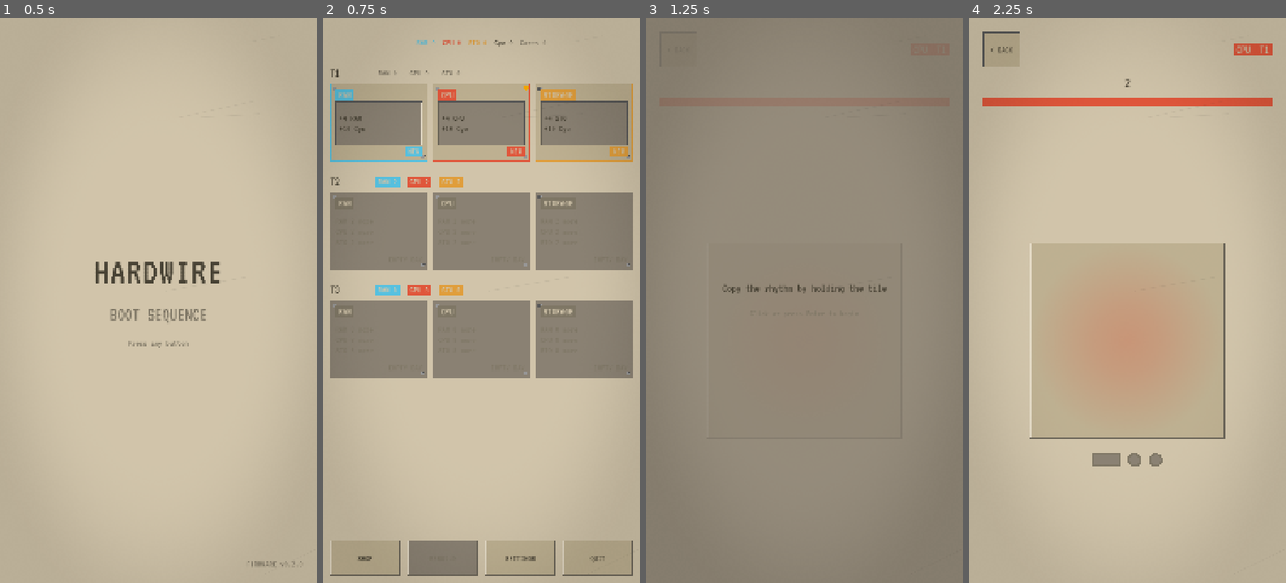
Above: before the commit, frames 1-4 (left to right).
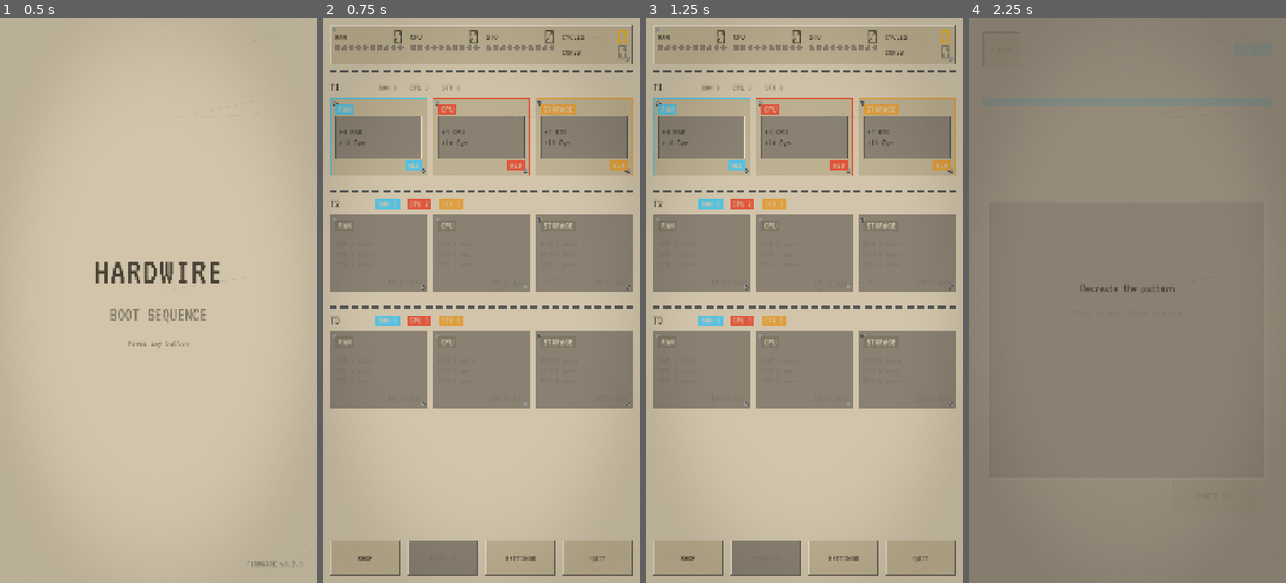
Above: after the commit, the same moments.

Repository: Kymr10n/hardwire
Game: Godot game, scene res://scenes/Main.tscn
Two runs of this game, one before a commit and one after it. Both use one fixed random seed, a clock stepped at 60 frames per second and the inputs below.
Inputs (mouse positions are in pixels of both pictures, inside the frame that each line leads up to):
- Up to frame 1 (0.5 s): no input
- Up to frame 2 (0.75 s): tap Enter (ui_accept) at 0.5 s; move the mouse to (551, 272) at 0.52 s; hold Right (ui_right) from 0.53 s (still down); hold C (commit) from 0.53 s (still down); click (551, 272) at 0.67 s
- Up to frame 3 (1.25 s): keep holding Right (ui_right); keep holding C (commit); tap Enter (ui_accept) at 0.77 s
- Up to frame 4 (2.25 s): release Right (ui_right) at 1.25 s; release C (commit) at 1.25 s; click (1000, 51) at 1.25 s, where only the run before the commit has a clickable "< BACK"; click (1026, 136) at 2.02 s

Frame 1 is identical in both runs. In frame 2, 27% of the frame differs, in the area x 2-98%, y 1-70%; in frame 3, 67%; in frame 4, 100%, in the area x 0-100%, y 0-100%.

Commit message:
ui: LED system
The stat bar is a front panel: label, dot-matrix readout and a 10-LED bank per stat lit by the
progress to the next tier (Progress.tier_leds); the Cycles readout pulses on change. Deco draws
vent rows (section separators) and LED banks.

Co-Authored-By: Claude Fable 5.1 <noreply@anthropic.com>

Diff:
--- a/logic/Progress.gd
+++ b/logic/Progress.gd
@@ -28,6 +28,14 @@
 	while Balance.req(tier + 1) <= lowest:
 		tier += 1
 	return tier
+
+
+## LEDs (0..leds) lit for `stat` on the way from the requirement of `tier` to the next tier's
+## (DESIGN: Stat bar); all lit once the next tier is reached.
+static func tier_leds(stat: int, tier: int, leds: int) -> int:
+	var from: int = Balance.req(tier)
+	var span: int = Balance.req(tier + 1) - from
+	return floori(leds * clampf(float(stat - from) / span, 0.0, 1.0))
 
 
 ## Highest tier with at least one solved slot ("tier:type" ids), or 0.
--- a/scenes/screens/OverviewScreen.gd
+++ b/scenes/screens/OverviewScreen.gd
@@ -32,6 +32,7 @@
 	stat_bar.vertical = landscape
 	stat_bar.debug_requested.connect(debug_requested.emit)
 	side.add_child(stat_bar)
+	side.add_child(Deco.vent())
 	if landscape:
 		var spacer := Control.new()
 		spacer.size_flags_vertical = Control.SIZE_EXPAND_FILL
--- /dev/null
+++ b/scenes/ui/Deco.gd
@@ -0,0 +1,75 @@
+class_name Deco
+extends Control
+## Decorations drawn in code (DESIGN: Authenticity kit): a row of vent slits used as a section
+## separator, or a bank of LEDs of which the first `lit` are on.
+
+enum Kind { VENT, LED_BANK }
+
+## LED gap as a fraction of led_size; vent slit length and gap as fractions of tap_min.
+const LED_GAP := 0.33
+const SLIT_LENGTH := 0.2
+const SLIT_GAP := 0.1
+const VENT_ROWS := 3
+
+var kind: Kind = Kind.VENT
+var count: int = 0
+var lit: int = 0:
+	set(value):
+		lit = value
+		queue_redraw()
+var color: Color = Color.WHITE
+
+
+func _init(p_kind: Kind = Kind.VENT) -> void:
+	kind = p_kind
+	mouse_filter = Control.MOUSE_FILTER_IGNORE
+
+
+## A vent row that spans its container; VENT_ROWS slits tall.
+static func vent() -> Deco:
+	var d := Deco.new(Kind.VENT)
+	var slit: int = ThemeDB.get_project_theme().get_constant("vent_slit_h", "Hardwire")
+	d.custom_minimum_size.y = slit * 2 * VENT_ROWS
+	d.size_flags_horizontal = Control.SIZE_EXPAND_FILL
+	return d
+
+
+## A bank of `count` LEDs lit in `p_color`.
+static func leds(p_color: Color, p_count: int) -> Deco:
+	var d := Deco.new(Kind.LED_BANK)
+	d.color = p_color
+	d.count = p_count
+	var led: float = ThemeDB.get_project_theme().get_constant("led_size", "Hardwire")
+	d.custom_minimum_size = Vector2(led * (p_count + LED_GAP * (p_count - 1)), led)
+	return d
+
+
+func _draw() -> void:
+	if kind == Kind.VENT:
+		_draw_vent()
+	else:
+		_draw_leds()
+
+
+func _draw_vent() -> void:
+	var h: float = get_theme_constant("vent_slit_h", "Hardwire")
+	var tap: float = get_theme_constant("tap_min", "Hardwire")
+	var length: float = tap * SLIT_LENGTH
+	var pitch: float = length + tap * SLIT_GAP
+	var dark: Color = get_theme_color("metal_dark", "Hardwire")
+	for row: int in VENT_ROWS:
+		var x: float = 0.0
+		while x + length <= size.x:
+			draw_rect(Rect2(x, row * 2 * h, length, h), dark)
+			x += pitch
+
+
+func _draw_leds() -> void:
+	var led: float = get_theme_constant("led_size", "Hardwire")
+	var r: float = led / 2.0
+	var ring: Color = get_theme_color("text_dim", "Hardwire")
+	var off: Color = get_theme_color("card_locked", "Hardwire")
+	for i: int in count:
+		var center := Vector2(r + i * led * (1.0 + LED_GAP), size.y / 2.0)
+		draw_circle(center, r, ring)
+		draw_circle(center, r - 1, color if i < lit else off)
--- a/scenes/ui/StatBar.gd
+++ b/scenes/ui/StatBar.gd
@@ -1,41 +1,90 @@
 class_name StatBar
-extends BoxContainer
-## Stats: RAM, CPU, STO in their accent colors, then Cycles and Cores. Updates on GameState signals.
-## A row in portrait; set `vertical` for the landscape sidebar. In debug builds, tapping it
-## debug.panel_taps times within debug.panel_tap_window_s opens the debug panel.
+extends PanelContainer
+## The front panel (DESIGN: Stat bar): per stat a label, a readout and a bank of LEDs lit by the
+## progress to the next tier; then the Cycles readout, which pulses when it changes, and Cores.
+## Updates on GameState signals. A row in portrait; set `vertical` for the landscape sidebar. In
+## debug builds, tapping it debug.panel_taps times within debug.panel_tap_window_s opens the
+## debug panel.
 
 signal debug_requested
 
-var _labels := {}
+const LEDS := 10
+
+var vertical: bool = false
+
+var _readouts := {}
+var _banks := {}
+var _cycles: int = -1
 var _taps: Array[float] = []
 
 
 func _ready() -> void:
-	alignment = BoxContainer.ALIGNMENT_CENTER
-	add_theme_constant_override("separation", get_theme_constant("margin", "Hardwire") / 2)
-	custom_minimum_size.y = get_theme_constant("tap_min", "Hardwire")
-	for key: String in SlotGenerator.TYPES + ["cycles", "cores"]:
-		var label := Label.new()
-		label.vertical_alignment = VERTICAL_ALIGNMENT_CENTER
-		label.add_theme_font_size_override("font_size", get_theme_font_size("body", "Hardwire"))
-		if key in SlotGenerator.TYPES:
-			label.add_theme_color_override("font_color", get_theme_color(key, "Hardwire"))
-		elif key == "cores":
-			label.add_theme_color_override("font_color", get_theme_color("text_dim", "Hardwire"))
-		add_child(label)
-		_labels[key] = label
+	add_theme_stylebox_override("panel", get_theme_stylebox("bay", "Hardwire"))
+	var box: BoxContainer = Ui.box(vertical)
+	box.alignment = BoxContainer.ALIGNMENT_CENTER
+	add_child(box)
+	for key: String in SlotGenerator.TYPES:
+		var meter: VBoxContainer = _meter(box, key, "text")
+		_banks[key] = Deco.leds(get_theme_color("led_green", "Hardwire"), LEDS)
+		meter.add_child(_banks[key])
+	var wallet: VBoxContainer = _meter(box, "cycles", "led_amber")
+	_row(wallet, "cores", "text_dim")
 	GameState.stats_changed.connect(refresh)
 	GameState.cycles_changed.connect(refresh)
 	GameState.cores_changed.connect(refresh)
 	refresh()
 
 
+## A meter column holding a label + readout row for `key`.
+func _meter(parent: Control, key: String, color: String) -> VBoxContainer:
+	var meter := VBoxContainer.new()
+	meter.size_flags_horizontal = Control.SIZE_EXPAND_FILL
+	parent.add_child(meter)
+	_row(meter, key, color)
+	return meter
+
+
+## "KEY ..... value": a silkscreen label and a dot-matrix readout in the theme color `color`.
+func _row(parent: Control, key: String, color: String) -> void:
+	var row := HBoxContainer.new()
+	parent.add_child(row)
+	var label := Label.new()
+	label.text = key
+	label.uppercase = true
+	label.size_flags_horizontal = Control.SIZE_EXPAND_FILL
+	label.add_theme_font_size_override("font_size", get_theme_font_size("small", "Hardwire"))
+	row.add_child(label)
+	var readout := Label.new()
+	readout.add_theme_font_override("font", get_theme_font("readout", "Hardwire"))
+	readout.add_theme_font_size_override("font_size", get_theme_font_size("readout", "Hardwire"))
+	readout.add_theme_color_override("font_color", get_theme_color(color, "Hardwire"))
+	row.add_child(readout)
+	_readouts[key] = readout
+
+
 func refresh() -> void:
-	_labels.ram.text = "RAM " + short(GameState.ram)
-	_labels.cpu.text = "CPU " + short(GameState.cpu)
-	_labels.sto.text = "STO " + short(GameState.sto)
-	_labels.cycles.text = "Cyc " + short(GameState.cycles)
-	_labels.cores.text = "Cores " + short(GameState.cores)
+	var tier: int = Progress.highest_unlocked_tier(GameState.stats())
+	for key: String in SlotGenerator.TYPES:
+		var value: int = GameState.get(key)
+		_readouts[key].text = short(value)
+		_banks[key].lit = Progress.tier_leds(value, tier, LEDS)
+	_readouts.cycles.text = short(GameState.cycles)
+	_readouts.cores.text = short(GameState.cores)
+	if _cycles >= 0 and _cycles != GameState.cycles:
+		pulse()
+	_cycles = GameState.cycles
+
+
+## The Cycles readout flashes bright once (the HDD light of the UI).
+func pulse() -> void:
+	var readout: Label = _readouts.cycles
+	readout.add_theme_color_override("font_color", get_theme_color("plastic_light", "Hardwire"))
+	create_tween().tween_property(
+		readout,
+		"theme_override_colors/font_color",
+		get_theme_color("led_amber", "Hardwire"),
+		get_theme_constant("tap_flash_ms", "Hardwire") / 1000.0
+	)
 
 
 ## Compact number so the bar fits a phone width: 9999, 12.3K, 4.56M.
--- a/scenes/ui/TierRow.gd
+++ b/scenes/ui/TierRow.gd
@@ -1,7 +1,7 @@
 class_name TierRow
 extends VBoxContainer
 ## One tier on the overview: tier number, requirement chips (accent stickers while unmet) and 3
-## slot cards.
+## slot cards, a drive-bay stack under a vent row (the front panel has its own above tier 1).
 
 signal slot_pressed(slot: SlotDef)
 
@@ -21,6 +21,8 @@
 	var margin: int = get_theme_constant("margin", "Hardwire")
 	var gap: int = get_theme_constant("row_gap", "Hardwire")
 	add_theme_constant_override("separation", gap)
+	if tier > 1:
+		add_child(Deco.vent())
 	_header = HBoxContainer.new()
 	_header.add_theme_constant_override("separation", margin / 2)
 	add_child(_header)
--- a/tests/logic/test_progress.gd
+++ b/tests/logic/test_progress.gd
@@ -22,6 +22,14 @@
 	assert_eq(Progress.highest_unlocked_tier(_stats(0, 0, 0)), 1)
 	assert_eq(Progress.highest_unlocked_tier(_stats(162, 162, 162)), 10)
 	assert_eq(Progress.highest_unlocked_tier(_stats(162, 161, 162)), 9, "the lowest stat decides")
+
+
+func test_tier_leds_show_progress_to_the_next_tier() -> void:
+	assert_eq(Progress.tier_leds(0, 1, 10), 0, "tier 1 needs 0, tier 2 needs 2")
+	assert_eq(Progress.tier_leds(1, 1, 10), 5)
+	assert_eq(Progress.tier_leds(2, 1, 10), 10)
+	assert_eq(Progress.tier_leds(11, 3, 10), 3, "tier 3 needs 8, tier 4 needs 18")
+	assert_eq(Progress.tier_leds(99, 3, 10), 10, "never past the bank")
 
 
 func test_highest_solved_tier() -> void:
--- a/tests/test_overview.gd
+++ b/tests/test_overview.gd
@@ -1,3 +1,4 @@
+# gdlint: disable=max-public-methods
 extends "res://tests/hardwire_test.gd"
 ## Overview screen: visible tiers, card states, gating in the UI, reward flow from the puzzle
 ## screen.
@@ -162,3 +163,34 @@
 	for node: Node in screen.find_children("*", "Button", true, false):
 		texts.append((node as Button).text)
 	return texts
+
+
+func _led_banks(overview: Control) -> Array[Deco]:
+	var banks: Array[Deco] = []
+	for node: Node in overview.find_children("*", "Deco", true, false):
+		if (node as Deco).kind == Deco.Kind.LED_BANK:
+			banks.append(node)
+	return banks
+
+
+func test_stat_bar_leds_show_progress_to_next_tier() -> void:
+	var overview := _overview()
+	var banks: Array[Deco] = _led_banks(overview)
+	assert_eq(banks.size(), 3, "one bank per stat")
+	assert_eq(banks[0].lit, 0)
+	GameState.add_stats(1, 0, 0)
+	assert_eq(banks[0].lit, 5, "RAM 1 of the 2 tier 2 needs")
+	GameState.add_stats(1, 0, 0)
+	assert_eq(banks[0].lit, 10)
+
+
+func test_cycles_readout_pulses_on_change() -> void:
+	var overview := _overview()
+	var bar: StatBar = overview.find_children("*", "StatBar", true, false)[0]
+	var readout: Label = bar._readouts.cycles
+	var idle: Color = bar.get_theme_color("led_amber", "Hardwire")
+	assert_eq(readout.get_theme_color("font_color"), idle)
+	GameState.add_cycles(5)
+	assert_ne(readout.get_theme_color("font_color"), idle, "flashes bright")
+	await wait_seconds(0.3)
+	assert_eq(readout.get_theme_color("font_color"), idle, "back to amber within tap_flash_ms")
--- a/theme/hardwire_theme.tres
+++ b/theme/hardwire_theme.tres
@@ -88,6 +88,10 @@
 width = 2
 screws = true
 screw_size = 16.0
+content_margin_left = 16.0
+content_margin_top = 16.0
+content_margin_right = 16.0
+content_margin_bottom = 16.0
 
 [sub_resource type="StyleBox" id="plate"]
 script = ExtResource("3_bevel")
@@ -175,6 +179,7 @@
 Hardwire/constants/tier_label_width = 130
 Hardwire/constants/bevel = 2
 Hardwire/constants/led_size = 18
+Hardwire/constants/vent_slit_h = 2
 Hardwire/constants/row_gap = 16
 Hardwire/constants/glow_scale_pct = 105
 Hardwire/constants/pad_size = 220
Not shown, added: scenes/ui/Deco.gd.uid
Not shown, added: theme/wear.gdshader.uid
